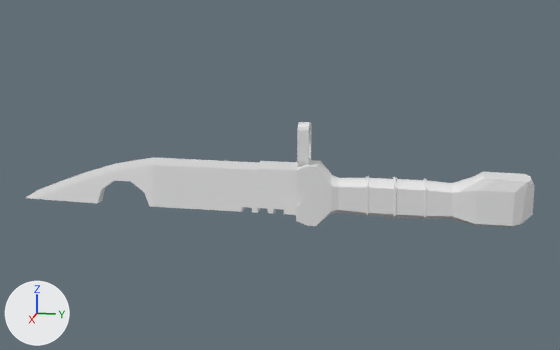
The FBX model CapybaraStudios/Assets/Models/Knife.fbx as it was, and as the next commit left it.
The view is the same before and after, from a 50 mm lens placed at (1.547, 0.263, 0.521), pointed at (-0.006, -0.047, 0.133). Lighting does not change. The marker at lower left points along +X, +Y and +Z.
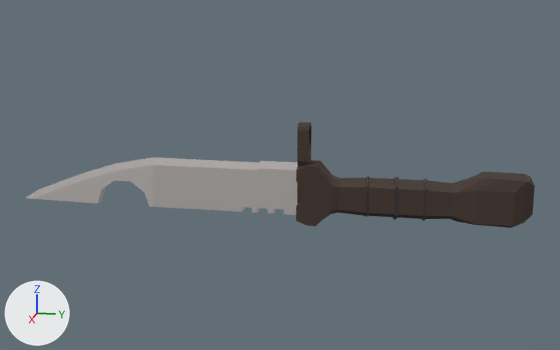
The newer file is also rescaled (x0.697), turned or shifted as a whole; pictures and numbers use the older file's frame.

Pixel boxes [x1, y1, x2, y2] of what changed, in the pictures (560 x 350 px):
part 1 of me_plane_002, recoloured (white to black): [296, 122, 535, 228] in both
part 2 of me_plane_002, recoloured: [26, 157, 298, 215] in both
part 3 of me_plane_002, recoloured (white to black): [365, 176, 427, 221] in both

What the commit changed:
Material 'Material.002' (mat_material_002) is new.
Its base color is (0.05, 0.0298, 0.022) (brown #3f3029).
Its roughness is 0.754.
Material 'Gunmetal' (mat_gunmetal) is new.
Its base color is (0.786, 0.735, 0.713) (white #e5dfdc).
Its metallic is 0.808.
Its roughness is 0.293.
Material 'Material.001' (mat_material_001) is new.
Its base color is (0.0286, 0.0286, 0.0286) (black #2f2f2f).
me_plane_002 has 401 vertices, 356 faces and spans x -0.034..0.034, y -0.632..0.461, z 0.036..0.246.
me_plane_002 is used by ob_plane; location (0.0, 0.0, 0.0).
me_plane_002 part 1: 200 of the faces centred in x -0.034..0.034, y -0.007..0.461, z 0.036..0.246 switch from no material to mat_material_002 (brown #3f3029).
me_plane_002 part 2: 66 of the faces centred in x -0.01..0.01, y -0.611..-0.007, z 0.053..0.155 switch from no material to mat_gunmetal (white #e5dfdc).
me_plane_002 part 3: 90 of the faces centred in x -0.026..0.026, y 0.133..0.257, z 0.053..0.14 switch from no material to mat_material_001 (black #2f2f2f).
